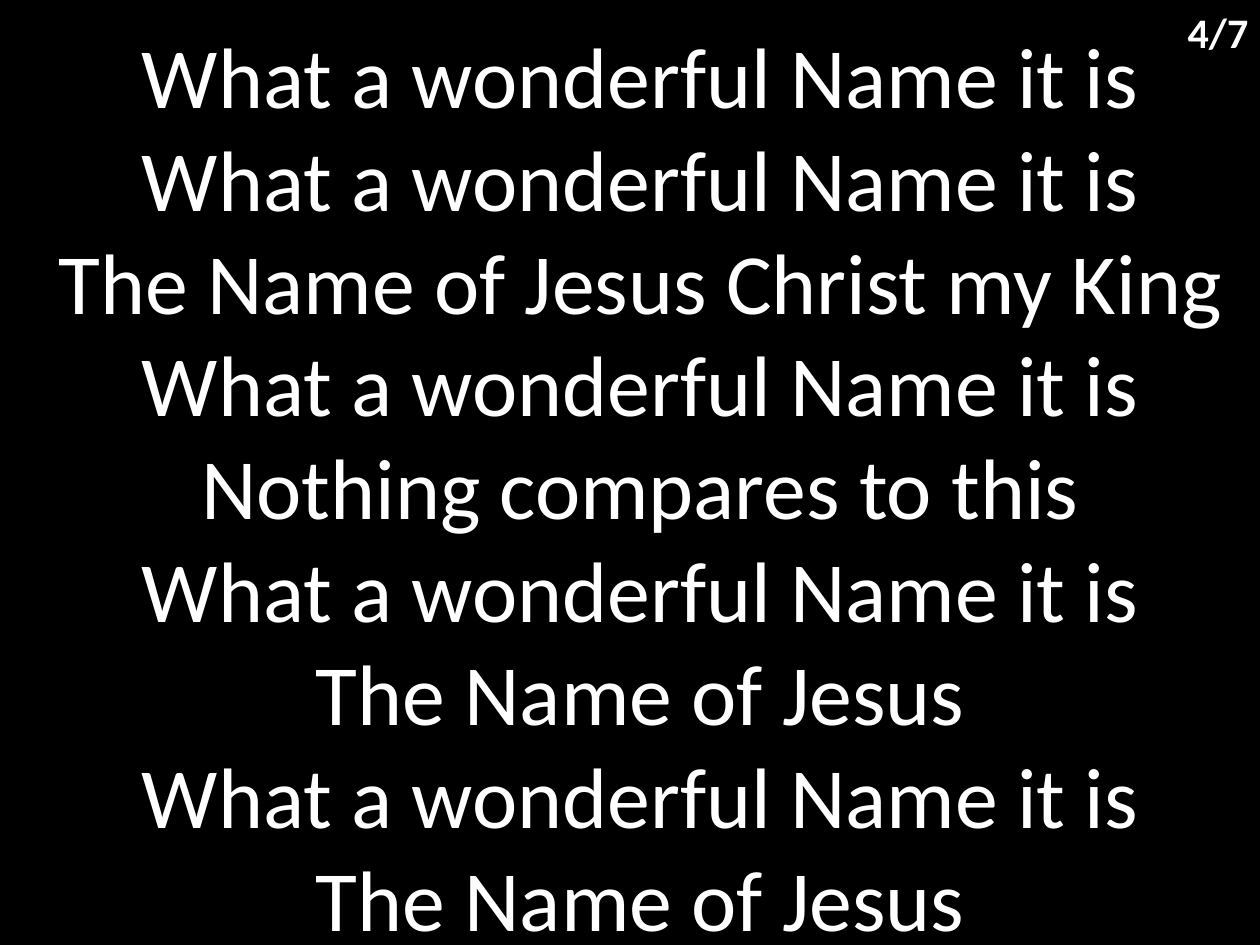
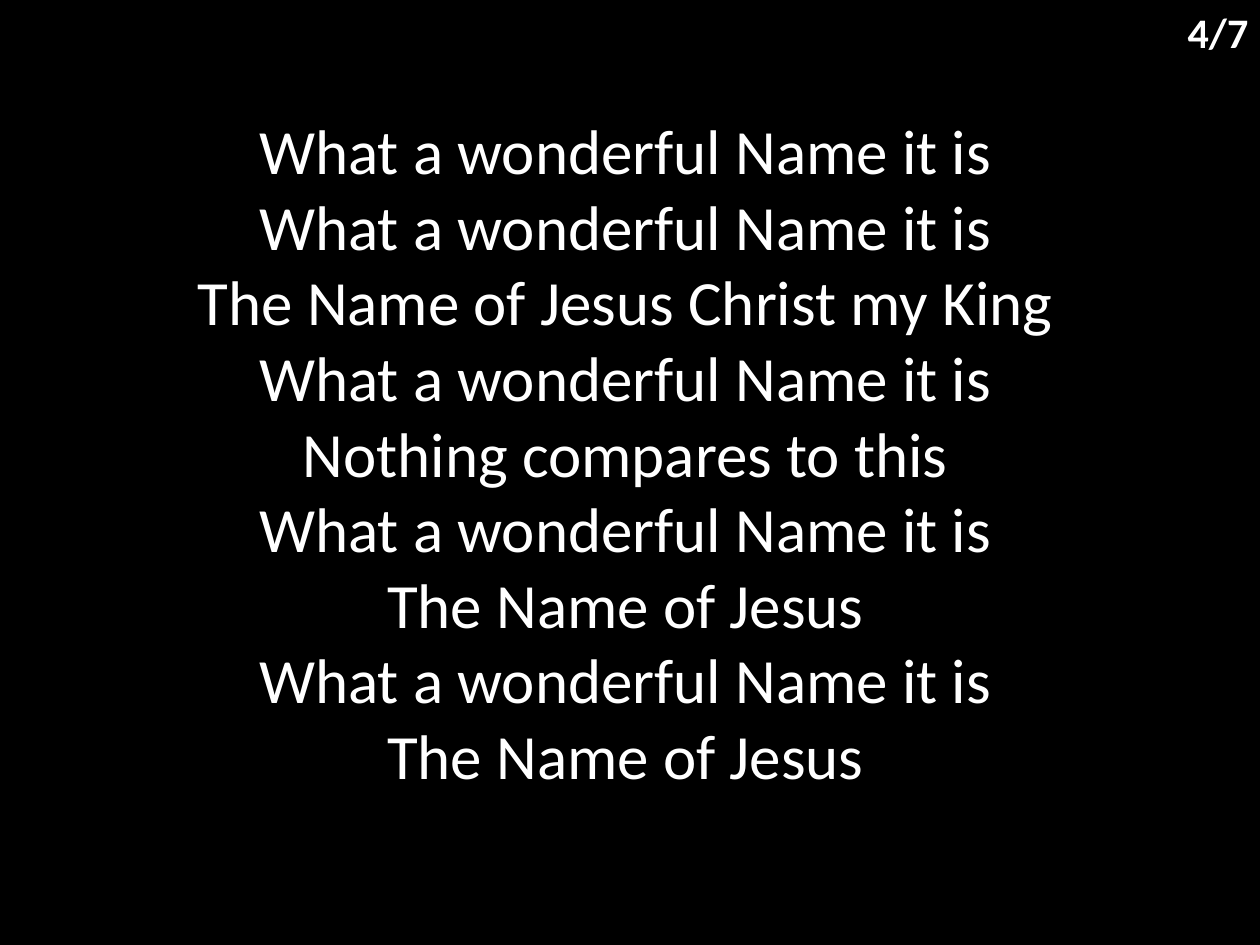
Before and after one commit to hoo-are-ya/worship, a slide deck: slide 5 of docs/songs/what a beautiful name.pptx. Drawn at 1260x945 pixels with LibreOffice and Linux fonts; fonts in the diff are those of the drawing. Boxes give left, top, right and bottom in pixels: in the first picture for what was removed or moved away, otherwise in the second. Text is boxed around its words. In the diff, an @@ line names an element or a change of style, - is before the commit and + after.

```diff
--- a/docs/songs/what a beautiful name.pptx
+++ b/docs/songs/what a beautiful name.pptx
@@ subtitle "What a wonderful Name it ...": place and size @@
-subtitle "What a wonderful Name it ..." at [58, 48, 1221, 932]
+subtitle "What a wonderful Name it ..." at [198, 130, 1052, 780]
@@ subtitle "What a wonderful Name it ..." at [198, 130, 1052, 780]: size 49 to 36 pt; less space between paragraphs @@
```
Also in this commit, not shown: 6 other slides changed, 4 other files.
